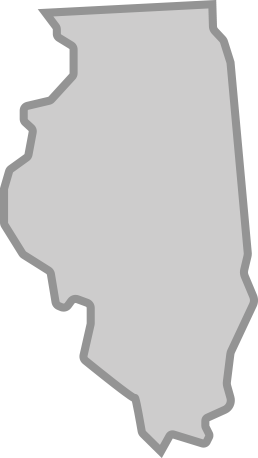
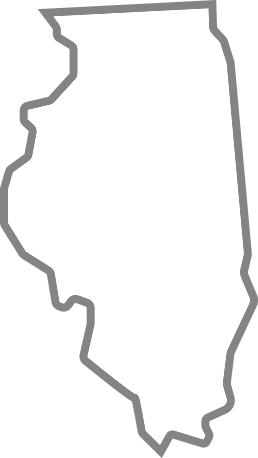
Two versions of the same layered image (258 x 458). Layer-by-layer changes:
pixels changed over (x1=0, y1=0, x2=258, y2=458) (layer not identified)
